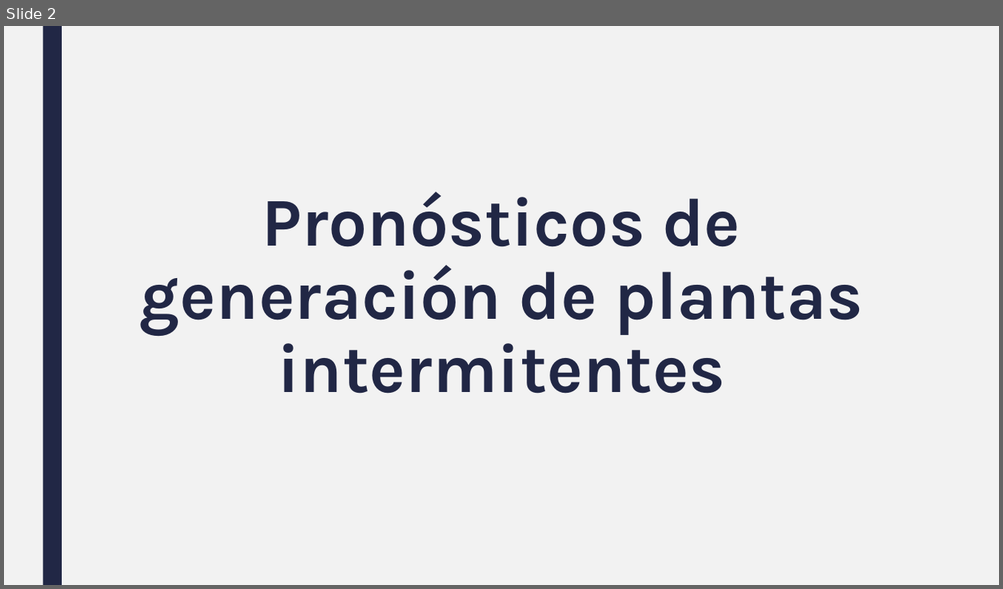
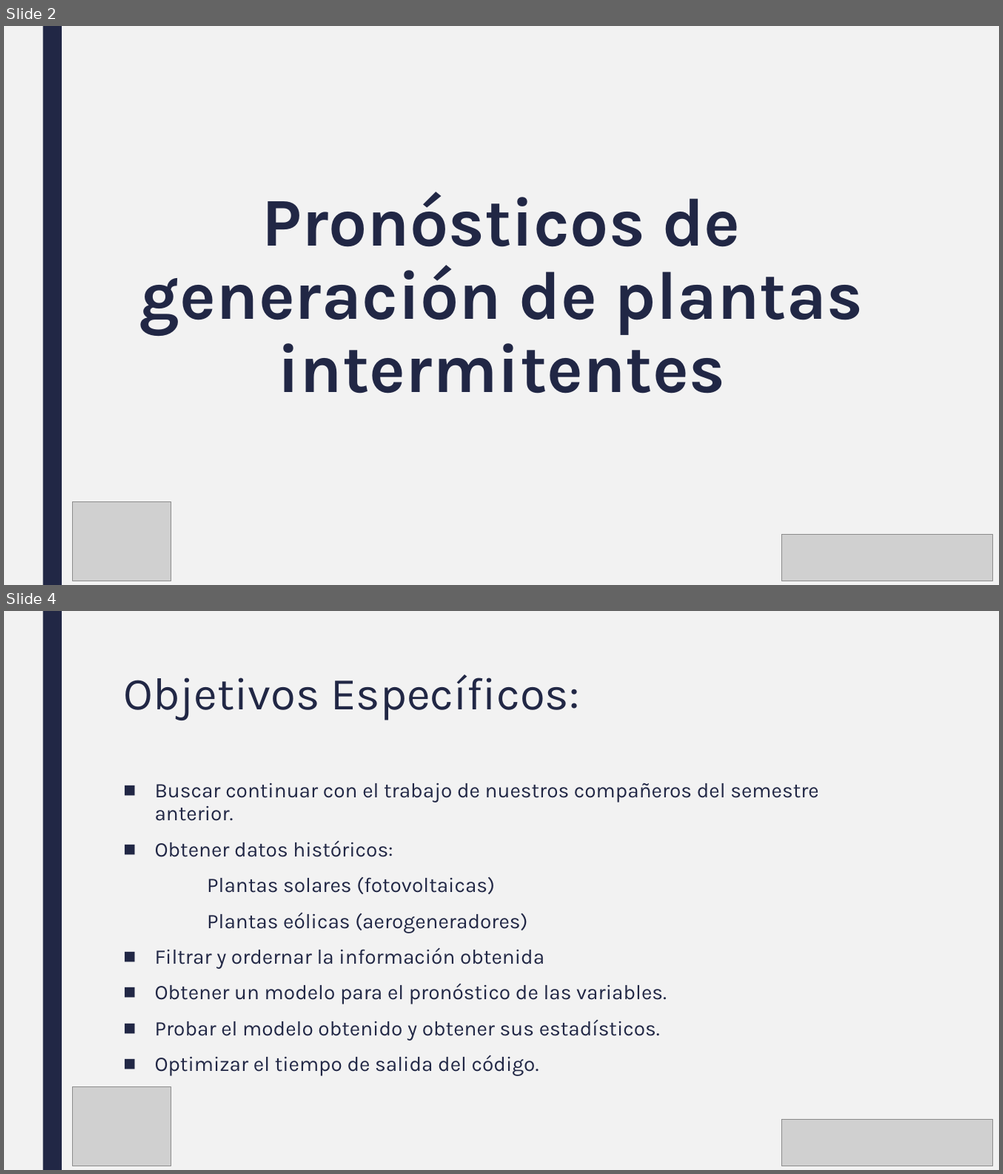
Before and after one commit to oscaralfonso17/Plantas_Intermitentes, a slide deck: Objetivos.pptx. Shown one above the other, each under a label of ours: slide 2 before the commit, slides 2 and 4 after it; the slides between them are not shown. The pictures are 1003x589 and 1003x1174 pixels, drawn with LibreOffice and Linux fonts; fonts in the diff are those of the drawing; grey boxes stand for pictures. Boxes give left, top, right and bottom in pixels: in the first picture for what was removed or moved away, otherwise in the second. Text is boxed around its words. In the diff, an @@ line names an element or a change of style, - is before the commit and + after.

```diff
--- a/Objetivos.pptx
+++ b/Objetivos.pptx
@@ slide 4 added at [4, 611, 999, 1170], background #F2F2F2; not listed: 1 template element that a slide beside it also shows @@
@@ title added at [123, 675, 579, 721], 44 pt, text #212745 @@
+Objetivos Específicos:
@@ text added at [155, 783, 818, 1076], 20 pt, text #212745 @@
+■ Buscar continuar con el trabajo de nuestros compañeros del semestre anterior.
+■ Obtener datos históricos:
+Plantas solares (fotovoltaicas)
+Plantas eólicas (aerogeneradores)
+■ Filtrar y ordernar la información obtenida
+■ Obtener un modelo para el pronóstico de las variables.
+■ Probar el modelo obtenido y obtener sus estadísticos.
+■ Optimizar el tiempo de salida del código.
@@ picture added at [73, 1087, 170, 1167] @@
@@ picture added at [782, 1120, 992, 1167] @@
@@ slide 2 changed as well @@
@@ picture added at [73, 502, 170, 582] @@
@@ picture added at [782, 535, 992, 582] @@
```
Also in this commit, not shown: 3 other slides changed, 2 other slides added, 2 slides removed, 1 other file.
